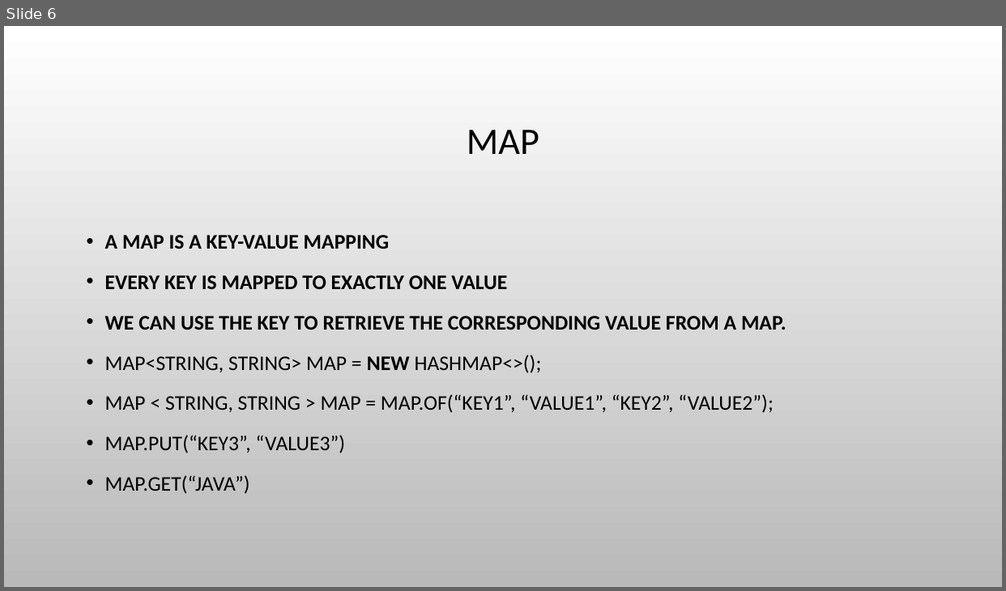
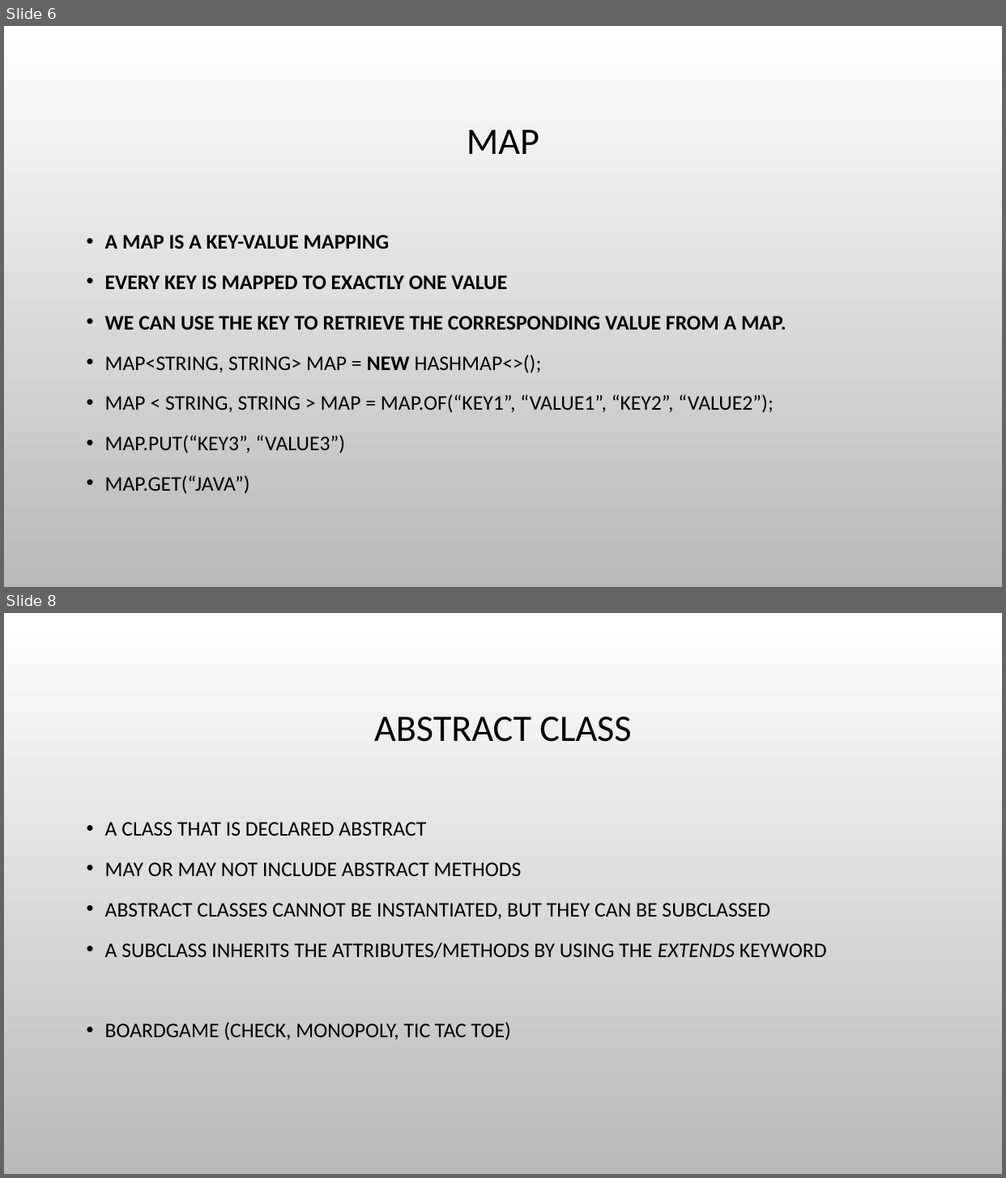
Before and after one commit to hutaojiazi/java-examples, a slide deck: src/main/java/tutorial/example/day4/java_class.pptx. Shown one above the other, each under a label of ours: slide 6 before the commit, slides 6 and 8 after it; the slides between them are not shown. The pictures are 1006x591 and 1006x1178 pixels, drawn with LibreOffice and Linux fonts; fonts in the diff are those of the drawing; background and template pictures are left out. Boxes give left, top, right and bottom in pixels: in the first picture for what was removed or moved away, otherwise in the second. Text is boxed around its words. In the diff, an @@ line names an element or a change of style, - is before the commit and + after.

```diff
--- a/src/main/java/tutorial/example/day4/java_class.pptx
+++ b/src/main/java/tutorial/example/day4/java_class.pptx
@@ slide 8 added at [4,613,1002,1174], background picture (left out) @@
@@ title added at [374,717,631,742], 36 pt, text #000000 @@
+ABSTRACT CLASS
@@ text added at [105,822,827,1041], 20 pt, text #000000 @@
+• A CLASS THAT IS DECLARED ABSTRACT
+• MAY OR MAY NOT INCLUDE ABSTRACT METHODS
+• ABSTRACT CLASSES CANNOT BE INSTANTIATED, BUT THEY CAN BE SUBCLASSED
+• A SUBCLASS INHERITS THE ATTRIBUTES/METHODS BY USING THE EXTENDS KEYWORD
+• BOARDGAME (CHECK, MONOPOLY, TIC TAC TOE)
```
Also in this commit, not shown: 1 other slide added, 4 other files.
